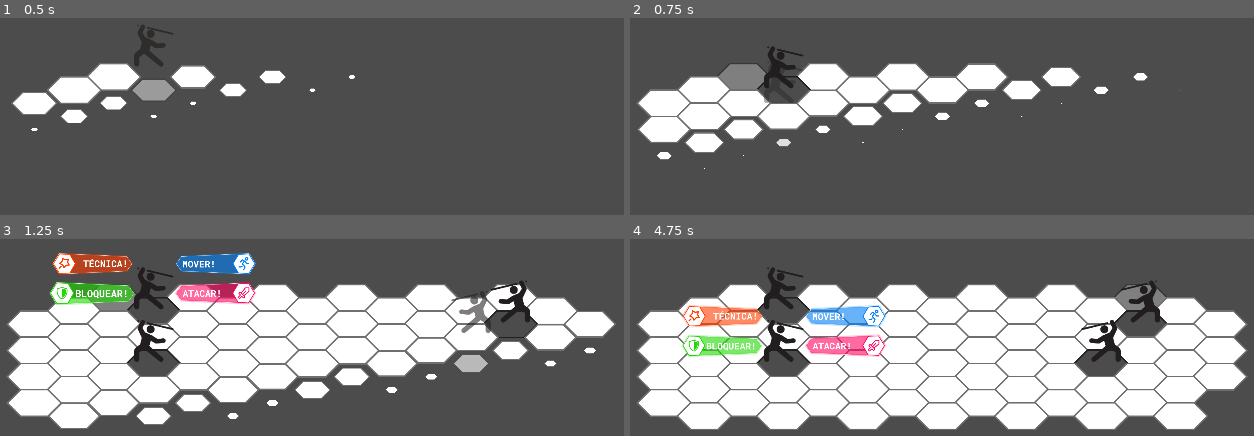
Above: before the commit, frames 1-4 (two rows, left to right).
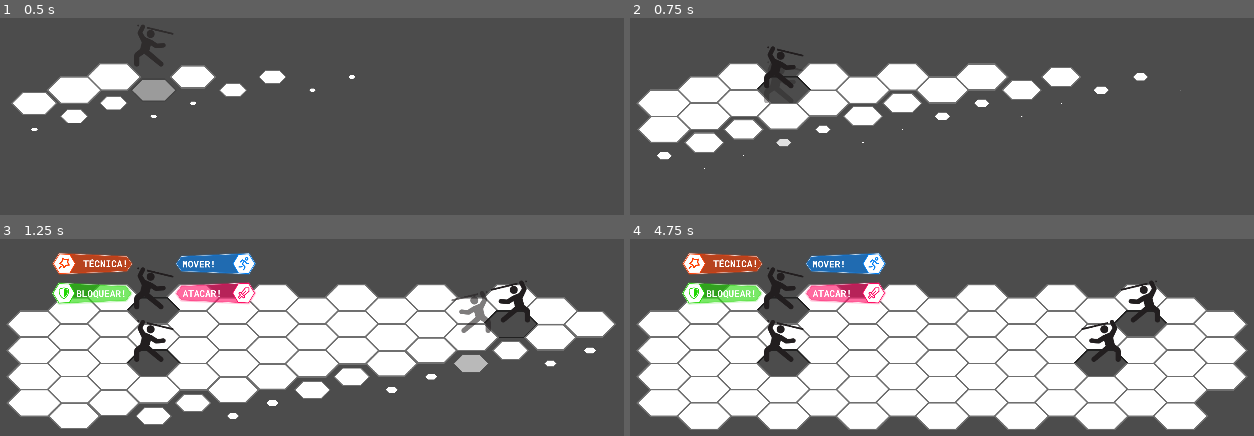
Above: after the commit, the same moments.

Repository: eduregis/hexachronos
Game: Godot game, scene res://View/Scenes/Scene1.tscn
Two runs of this game, one before a commit and one after it. Both use one fixed random seed, a clock stepped at 60 frames per second and the inputs below.
Inputs (mouse positions are in pixels of both pictures, inside the frame that each line leads up to):
- Up to frame 1 (0.5 s): no input
- Up to frame 2 (0.75 s): tap Enter (ui_accept) at 0.5 s; move the mouse to (742, 77) at 0.52 s; hold Right (ui_right) from 0.53 s (still down); click (742, 77) at 0.67 s
- Up to frame 3 (1.25 s): keep holding Right (ui_right); tap Enter (ui_accept) at 0.77 s
- Up to frame 4 (4.75 s): move the mouse to (823, 298) at 1.27 s; release Right (ui_right) at 1.28 s; click (823, 298) at 1.42 s; tap Enter (ui_accept) at 1.52, 2.75, 3.02, 3.5, 3.77, 4.25, 4.52 s; move the mouse to (904, 298) at 2.02 s; hold Right (ui_right) 2.03-3.53 s; click (904, 298) at 2.17 s; move the mouse to (979, 298) at 2.77 s; click (979, 298) at 2.92 s; move the mouse to (1060, 298) at 3.52 s; click (1060, 298) at 3.67 s; move the mouse to (1141, 298) at 4.27 s; click (1141, 298) at 4.42 s

Frame 1 is identical in both runs. In frame 2, 0.8% of the frame differs, in the area x 13-22%, y 22-37%; in frame 3, 1.1%; in frame 4, 9.0%, in the area x 8-87%, y 7-60%.

Commit message:
self and area skills

Diff:
--- a/Controller/Components/BasicCharacter.gd
+++ b/Controller/Components/BasicCharacter.gd
@@ -111,36 +111,10 @@
 	print("")
 
 func buff_active(buff):
-	match buff.effect:
-		"defense":
-			defense = int(defense * buff.value)
-		"attack":
-			attack = int(attack * buff.value)
-		"hit_rate":
-			hit_rate = int(hit_rate * buff.value)
-		"evasion":
-			evasion = int(evasion * buff.value)
-		"taunt":
-			taunt = int(taunt * buff.value)
+	pass
 
 func remove_buffs():
-	for buff in buffs:
-		buff.duration = buff.duration - 1
-		if buff.duration <= 0:
-			match buff.effect:
-				"defense":
-					defense = int(defense / buff.value)
-				"attack":
-					attack = int(attack / buff.value)
-				"hit_rate":
-					hit_rate = int(hit_rate / buff.value)
-				"evasion":
-					evasion = int(evasion / buff.value)
-				"taunt":
-					taunt = int(taunt / buff.value)
-			buffs.erase(buff)
-
-
+	pass
 
 func show_menu(move, attack, block, skill):
 	if team == "ally":
--- a/Controller/Components/Character.gd
+++ b/Controller/Components/Character.gd
@@ -4,6 +4,62 @@
 signal skill_range_off
 
 var skill01_btn_position
+
+func buff_active(buff):
+	match buff.effect:
+		"defense":
+			defense = int(defense * buff.value)
+			buff_animation(["+ DEFESA"])
+		"attack":
+			attack = int(attack * buff.value)
+			buff_animation(["+ ATAQUE"])
+		"hit_rate":
+			hit_rate = int(hit_rate * buff.value)
+			buff_animation(["+ PRECISÃO"])
+		"evasion":
+			evasion = int(evasion * buff.value)
+			buff_animation(["+ EVASÃO"])
+		"taunt":
+			taunt = int(taunt * buff.value)
+		"berserk":
+			attack = int(attack * buff.value)
+			defense = int(defense * buff.value)
+			buff_animation(["+ ATAQUE", "- DEFESA"])
+
+func remove_buffs():
+	for buff in buffs:
+		buff.duration = buff.duration - 1
+		if buff.duration <= 0:
+			match buff.effect:
+				"defense":
+					defense = int(defense / buff.value)
+				"attack":
+					attack = int(attack / buff.value)
+				"hit_rate":
+					hit_rate = int(hit_rate / buff.value)
+				"evasion":
+					evasion = int(evasion / buff.value)
+				"taunt":
+					taunt = int(taunt / buff.value)
+				"berserk":
+					attack = int(attack / buff.value)
+					defense = int(defense / buff.value)
+			buffs.erase(buff)
+
+func buff_animation(texts):
+	for text in texts:
+		$RichTextLabel.bbcode_text = "[center]" + String(text) + "[/center]"
+		$TextTween.interpolate_property(
+			$RichTextLabel, "modulate", Color(1,1,1,1), Color(1,1,1,0), 1,
+			Tween.TRANS_SINE, Tween.EASE_IN_OUT
+		)
+		$TextTween.interpolate_property(
+			$RichTextLabel, "rect_position:y", damage_text_position.y, damage_text_position.y - 30, 1,
+			Tween.TRANS_SINE, Tween.EASE_IN_OUT
+		)
+		$TextTween.start()
+		yield($TextTween, "tween_completed")
+
 
 func show_skill_menu():
 	yield(get_tree().create_timer(0.5), "timeout")
--- a/Controller/Scenes/SceneWithSkills.gd
+++ b/Controller/Scenes/SceneWithSkills.gd
@@ -14,10 +14,27 @@
 								var buff = Buff.new(3, "attack", 1.2)
 								character.buff_active(buff)
 								character.buffs.append(buff)
+					var tauntUp = Buff.new(3, "taunt", 2)
+					characters[turn_order_index].buff_active(tauntUp)
+					characters[turn_order_index].buffs.append(tauntUp)
 					characters[turn_order_index].dismiss_skill_menu()
+					next_turn()
+				"maelstrom":
+					var effect_zone = pathfinder(characters[turn_order_index].index, skill_info["range"], false)
+					for path in effect_zone:
+						for character in characters:
+							if character.index == path && character.team == "ally":
+								character.take_damage(characters[turn_order_index])
 					next_turn()
 			pass
 		"self":
+			match skill_info["name"]:
+				"berserk":
+					var berserkMode = Buff.new(3, "berserk", 1.5)
+					characters[turn_order_index].buff_active(berserkMode)
+					characters[turn_order_index].buffs.append(berserkMode)
+					characters[turn_order_index].dismiss_skill_menu()
+					next_turn()
 			print(characters[turn_order_index].name)
 		"target":
 			print(characters[turn_order_index].name, "mirou")
--- a/View/Components/Character.tscn
+++ b/View/Components/Character.tscn
@@ -18,9 +18,9 @@
 [node name="RichTextLabel" type="RichTextLabel" parent="."]
 anchor_top = 0.00130627
 anchor_bottom = 0.00130627
-margin_left = -47.0
+margin_left = -101.0
 margin_top = -167.0
-margin_right = 46.0
+margin_right = 101.0
 margin_bottom = -143.0
 custom_fonts/normal_font = SubResource( 1 )
 custom_colors/default_color = Color( 0, 0, 0, 1 )
@@ -31,6 +31,8 @@
 __meta__ = {
 "_edit_use_anchors_": false
 }
+
+[node name="TextTween" type="Tween" parent="."]
 
 [node name="Sprite" type="Sprite" parent="."]
 position = Vector2( 0, -51 )
